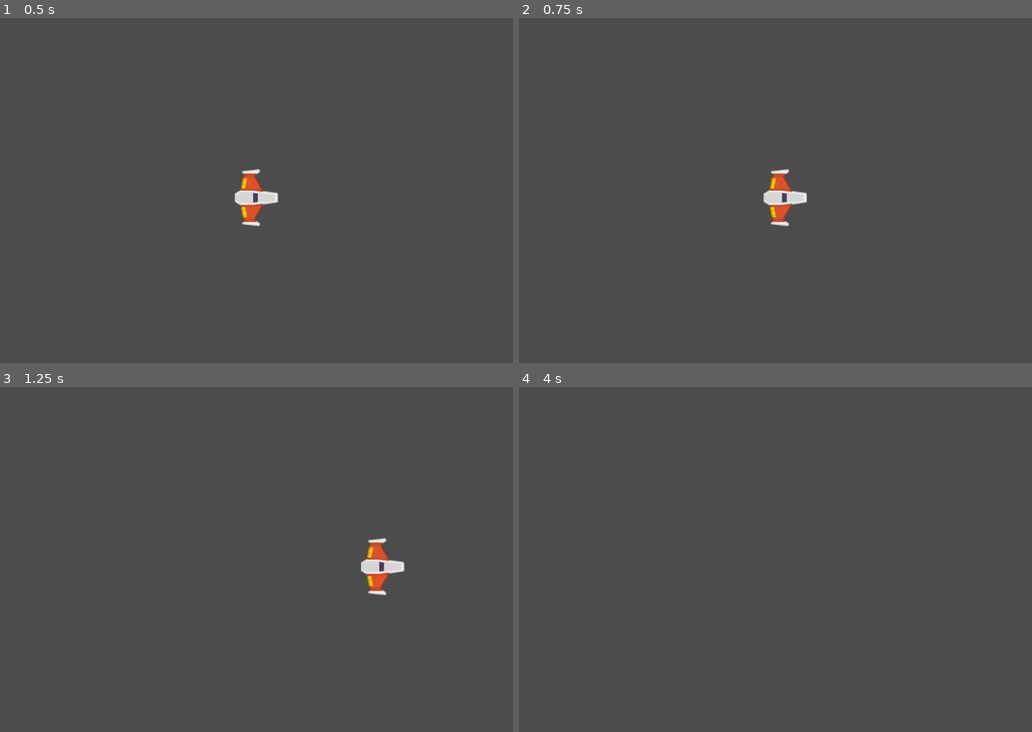
Above: before the commit, frames 1-4 (two rows, left to right).
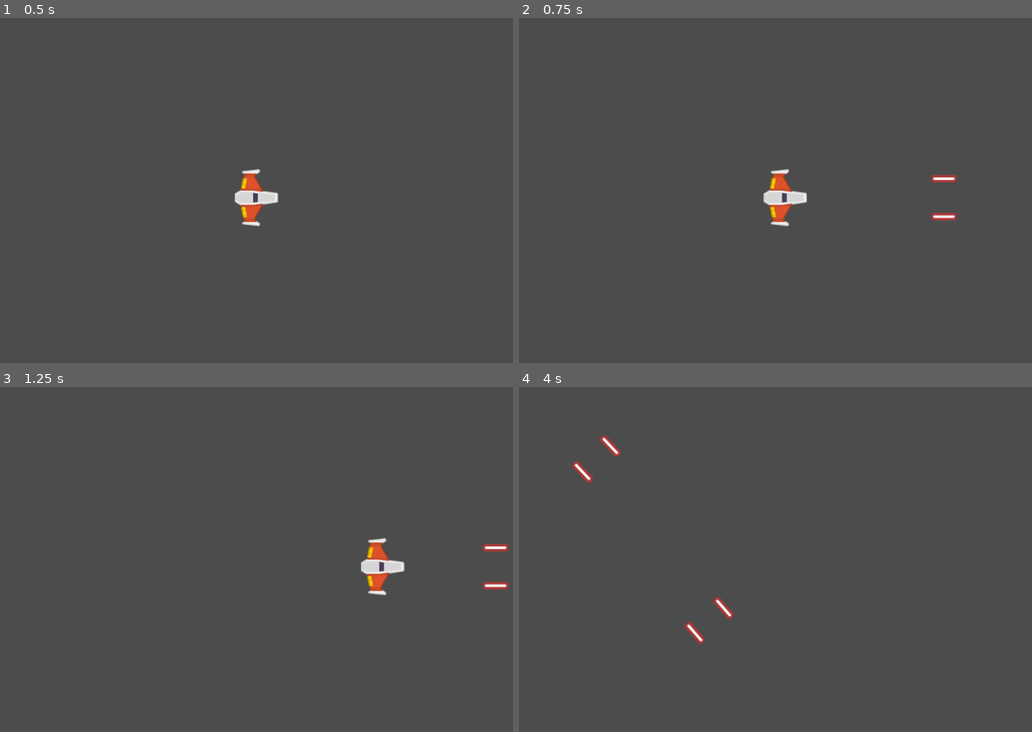
Above: after the commit, the same moments.

Repository: Furyko/Meteoritos
Game: Godot game, scene res://Juego/Niveles/NivelTest.tscn
Two runs of this game, one before a commit and one after it. Both use one fixed random seed, a clock stepped at 60 frames per second and the inputs below.
Inputs:
- Up to frame 1 (0.5 s): no input
- Up to frame 2 (0.75 s): tap Enter at 0.5 s; hold W (mover_adelante) from 0.53 s (still down); hold Space (disparo_principal, bound only after the commit) from 0.53 s (still down)
- Up to frame 3 (1.25 s): keep holding W (mover_adelante); keep holding Space (disparo_principal, bound only after the commit)
- Up to frame 4 (4 s): release W (mover_adelante) at 1.28 s; release Space (disparo_principal, bound only after the commit) at 1.28 s; hold S (mover_atras) 1.28-2.03 s; tap A (rotar_antihorario) at 1.35 s; tap Space (disparo_principal, bound only after the commit) at 1.55, 2.3, 2.85 s; hold D (rotar_horario) 2.03-2.78 s; hold W (mover_adelante) 2.03-3.53 s; hold S (mover_atras) from 3.53 s (still down); hold Space (disparo_principal, bound only after the commit) from 3.53 s (still down)

Frame 1 is identical in both runs. In frame 2, 0.2% of the frame differs, in the area x 80-86%, y 45-59%; in frame 3, 0.2%; in frame 4, 0.5%, in the area x 10-42%, y 13-75%.

Commit message:
Added main laser shoot to the Player

Diff:
--- /dev/null
+++ b/Autoloads/Eventos.gd
@@ -0,0 +1,3 @@
+extends Node
+
+signal disparo(proyectil)
--- a/Juego/Naves/PLayer/Player.gd
+++ b/Juego/Naves/PLayer/Player.gd
@@ -10,9 +10,12 @@
 var empuje:Vector2 = Vector2.ZERO
 var dir_rotacion:int = 0
 
+## Attributes Onready
+onready var canion:Canion = $Canion
+
 ## Methods
 func _integrate_forces(state: Physics2DDirectBodyState) -> void:
-	print(empuje.rotated(rotation))
+	#print(empuje.rotated(rotation))
 	apply_central_impulse(empuje.rotated(rotation))
 	apply_torque_impulse(dir_rotacion * potencia_rotacion)
 
@@ -34,3 +37,9 @@
 		dir_rotacion -= 1
 	elif Input.is_action_pressed("rotar_horario"):
 		dir_rotacion += 1
+
+	# Disparo
+	if Input.is_action_pressed("disparo_principal"):
+		canion.set_esta_disparando(true)
+	if Input.is_action_just_released("disparo_principal"):
+		canion.set_esta_disparando(false)
--- a/Juego/Naves/PLayer/Player.tscn
+++ b/Juego/Naves/PLayer/Player.tscn
@@ -1,8 +1,9 @@
-[gd_scene load_steps=5 format=2]
+[gd_scene load_steps=6 format=2]
 
 [ext_resource path="res://Juego/Naves/PLayer/player_orange.png" type="Texture" id=1]
 [ext_resource path="res://Juego/Naves/PLayer/PhysicsMaterial.tres" type="PhysicsMaterial" id=2]
 [ext_resource path="res://Juego/Naves/PLayer/Player.gd" type="Script" id=3]
+[ext_resource path="res://Juego/Proyectiles/Canion.tscn" type="PackedScene" id=4]
 
 [sub_resource type="CircleShape2D" id=1]
 radius = 36.5
@@ -24,3 +25,16 @@
 
 [node name="CollisionShape2D" type="CollisionShape2D" parent="."]
 shape = SubResource( 1 )
+
+[node name="Canion" parent="." instance=ExtResource( 4 )]
+position = Vector2( -1, 0 )
+
+[node name="PuntoIzquierdo" parent="Canion" index="0"]
+position = Vector2( 0, -33 )
+
+[node name="PuntoDerecho" parent="Canion" index="1"]
+position = Vector2( 0, 33 )
+
+[connection signal="timeout" from="Canion/TimerEnfriamiento" to="Canion" method="_on_TimerEnfriamiento_timeout"]
+
+[editable path="Canion"]
--- /dev/null
+++ b/Juego/Niveles/Nivel.gd
@@ -0,0 +1,22 @@
+extends Node2D
+
+
+## Onready Attributes
+onready var contenedor_proyectiles
+
+## Metodos
+func _ready() -> void:
+	conectar_seniales()
+	crear_contenedores()
+
+## Metodos Custom
+func conectar_seniales() -> void:
+	Eventos.connect("disparo", self, "_on_disparo")
+
+func crear_contenedores() -> void:
+	contenedor_proyectiles = Node.new()
+	contenedor_proyectiles.name = "ContenedorProyectiles"
+	add_child(contenedor_proyectiles)
+
+func _on_disparo(proyectil:Proyectil) -> void:
+	contenedor_proyectiles.add_child(proyectil)
--- a/Juego/Niveles/NivelTest.tscn
+++ b/Juego/Niveles/NivelTest.tscn
@@ -1,8 +1,10 @@
-[gd_scene load_steps=2 format=2]
+[gd_scene load_steps=3 format=2]
 
 [ext_resource path="res://Juego/Naves/PLayer/Player.tscn" type="PackedScene" id=1]
+[ext_resource path="res://Juego/Niveles/Nivel.gd" type="Script" id=3]
 
 [node name="NivelTest" type="Node2D"]
+script = ExtResource( 3 )
 
 [node name="Player" parent="." instance=ExtResource( 1 )]
 position = Vector2( 503.46, 312.541 )
--- /dev/null
+++ b/Juego/Proyectiles/Canion.gd
@@ -0,0 +1,54 @@
+class_name Canion
+extends Node2D
+
+# export attributes
+export var proyectil:PackedScene = null
+export var cadencia_disparo:float = 0.8
+export var velocidad_proyectil:int = 100
+export var danio_proyectil:int = 1
+
+# onready attributes
+onready var timer_enfriamiento:Timer = $TimerEnfriamiento
+onready var disparo_sfx:AudioStreamPlayer2D = $DisparoSFX
+onready var esta_enfriado:bool = true
+onready var esta_disparando:bool = false setget set_esta_disparando
+
+# Attributes
+var puntos_disparo:Array = []
+
+# setters and getters
+func set_esta_disparando(disparando: bool) -> void:
+	esta_disparando = disparando
+
+## Methods
+func _ready() -> void:
+	almacenar_puntos_disparo()
+	timer_enfriamiento.wait_time = cadencia_disparo
+
+func _process(_delta: float) -> void:
+	#print(timer_enfriamiento.time_left)
+	if esta_disparando and esta_enfriado:
+		disparar()
+
+## Custom methods
+func almacenar_puntos_disparo() -> void:
+	for nodo in get_children():
+		if nodo is Position2D:
+			puntos_disparo.append(nodo)
+
+func disparar() -> void:
+	esta_enfriado = false
+	timer_enfriamiento.start()
+	disparo_sfx.play()
+	for punto_disparo in puntos_disparo:
+		var new_proyectil:Proyectil = proyectil.instance()
+		new_proyectil.crear(
+			punto_disparo.global_position,
+			get_owner().rotation,
+			velocidad_proyectil,
+			danio_proyectil
+		)
+		Eventos.emit_signal("disparo", new_proyectil)
+
+func _on_TimerEnfriamiento_timeout():
+	esta_enfriado = true
--- /dev/null
+++ b/Juego/Proyectiles/Canion.tscn
@@ -0,0 +1,21 @@
+[gd_scene load_steps=4 format=2]
+
+[ext_resource path="res://Juego/Proyectiles/Canion.gd" type="Script" id=1]
+[ext_resource path="res://Juego/Proyectiles/Proyectil.tscn" type="PackedScene" id=2]
+[ext_resource path="res://Juego/Proyectiles/laser_shoot.ogg" type="AudioStream" id=3]
+
+[node name="Canion" type="Node2D"]
+script = ExtResource( 1 )
+proyectil = ExtResource( 2 )
+cadencia_disparo = 0.25
+velocidad_proyectil = 1600
+
+[node name="PuntoIzquierdo" type="Position2D" parent="."]
+
+[node name="PuntoDerecho" type="Position2D" parent="."]
+
+[node name="DisparoSFX" type="AudioStreamPlayer2D" parent="."]
+stream = ExtResource( 3 )
+bus = "SFX"
+
+[node name="TimerEnfriamiento" type="Timer" parent="."]
--- /dev/null
+++ b/Juego/Proyectiles/Proyectil.gd
@@ -0,0 +1,19 @@
+class_name Proyectil
+extends Area2D
+
+# Attributes
+var velocidad:Vector2 = Vector2.ZERO
+var danio:float
+
+# Methods
+func crear(pos: Vector2, dir: float, vel: float, danio_p: int) -> void:
+	position = pos
+	rotation = dir
+	velocidad = Vector2(vel, 0).rotated(dir)
+
+func _physics_process(delta: float) -> void:
+	position += velocidad * delta
+
+
+func _on_VisibilityNotifier2D_screen_exited() -> void:
+	queue_free()
--- /dev/null
+++ b/Juego/Proyectiles/Proyectil.tscn
@@ -0,0 +1,25 @@
+[gd_scene load_steps=4 format=2]
+
+[ext_resource path="res://Juego/Proyectiles/proyectil_player.png" type="Texture" id=1]
+[ext_resource path="res://Juego/Proyectiles/Proyectil.gd" type="Script" id=2]
+
+[sub_resource type="CapsuleShape2D" id=1]
+radius = 6.25
+height = 32.9144
+
+[node name="Proyectil" type="Area2D"]
+script = ExtResource( 2 )
+
+[node name="Sprite" type="Sprite" parent="."]
+rotation = 1.5708
+scale = Vector2( 1.5, 1.2 )
+texture = ExtResource( 1 )
+
+[node name="CollisionShape2D" type="CollisionShape2D" parent="."]
+rotation = 1.5708
+shape = SubResource( 1 )
+
+[node name="VisibilityNotifier2D" type="VisibilityNotifier2D" parent="."]
+scale = Vector2( 2.11369, 0.381281 )
+
+[connection signal="screen_exited" from="VisibilityNotifier2D" to="." method="_on_VisibilityNotifier2D_screen_exited"]
--- /dev/null
+++ b/default_bus_layout.tres
@@ -0,0 +1,9 @@
+[gd_resource type="AudioBusLayout" format=2]
+
+[resource]
+bus/1/name = "SFX"
+bus/1/solo = false
+bus/1/mute = false
+bus/1/bypass_fx = false
+bus/1/volume_db = 0.0
+bus/1/send = "Master"
--- a/project.godot
+++ b/project.godot
@@ -9,13 +9,25 @@
 config_version=4
 
 _global_script_classes=[ {
+"base": "Node2D",
+"class": "Canion",
+"language": "GDScript",
+"path": "res://Juego/Proyectiles/Canion.gd"
+}, {
 "base": "RigidBody2D",
 "class": "Player",
 "language": "GDScript",
 "path": "res://Juego/Naves/PLayer/Player.gd"
+}, {
+"base": "Area2D",
+"class": "Proyectil",
+"language": "GDScript",
+"path": "res://Juego/Proyectiles/Proyectil.gd"
 } ]
 _global_script_class_icons={
-"Player": ""
+"Canion": "",
+"Player": "",
+"Proyectil": ""
 }
 
 [application]
@@ -24,30 +36,39 @@
 run/main_scene="res://Juego/Niveles/NivelTest.tscn"
 config/icon="res://icon.png"
 
+[autoload]
+
+Eventos="*res://Autoloads/Eventos.gd"
+
 [input]
 
 mover_adelante={
 "deadzone": 0.5,
-"events": [ Object(InputEventKey,"resource_local_to_scene":false,"resource_name":"","device":0,"alt":false,"shift":false,"control":false,"meta":false,"command":false,"pressed":false,"scancode":87,"unicode":0,"echo":false,"script":null)
-, Object(InputEventKey,"resource_local_to_scene":false,"resource_name":"","device":0,"alt":false,"shift":false,"control":false,"meta":false,"command":false,"pressed":false,"scancode":16777232,"unicode":0,"echo":false,"script":null)
+"events": [ Object(InputEventKey,"resource_local_to_scene":false,"resource_name":"","device":0,"alt":false,"shift":false,"control":false,"meta":false,"command":false,"pressed":false,"scancode":87,"physical_scancode":0,"unicode":0,"echo":false,"script":null)
+, Object(InputEventKey,"resource_local_to_scene":false,"resource_name":"","device":0,"alt":false,"shift":false,"control":false,"meta":false,"command":false,"pressed":false,"scancode":16777232,"physical_scancode":0,"unicode":0,"echo":false,"script":null)
  ]
 }
 mover_atras={
 "deadzone": 0.5,
-"events": [ Object(InputEventKey,"resource_local_to_scene":false,"resource_name":"","device":0,"alt":false,"shift":false,"control":false,"meta":false,"command":false,"pressed":false,"scancode":83,"unicode":0,"echo":false,"script":null)
-, Object(InputEventKey,"resource_local_to_scene":false,"resource_name":"","device":0,"alt":false,"shift":false,"control":false,"meta":false,"command":false,"pressed":false,"scancode":16777234,"unicode":0,"echo":false,"script":null)
+"events": [ Object(InputEventKey,"resource_local_to_scene":false,"resource_name":"","device":0,"alt":false,"shift":false,"control":false,"meta":false,"command":false,"pressed":false,"scancode":83,"physical_scancode":0,"unicode":0,"echo":false,"script":null)
+, Object(InputEventKey,"resource_local_to_scene":false,"resource_name":"","device":0,"alt":false,"shift":false,"control":false,"meta":false,"command":false,"pressed":false,"scancode":16777234,"physical_scancode":0,"unicode":0,"echo":false,"script":null)
  ]
 }
 rotar_horario={
 "deadzone": 0.5,
-"events": [ Object(InputEventKey,"resource_local_to_scene":false,"resource_name":"","device":0,"alt":false,"shift":false,"control":false,"meta":false,"command":false,"pressed":false,"scancode":68,"unicode":0,"echo":false,"script":null)
-, Object(InputEventKey,"resource_local_to_scene":false,"resource_name":"","device":0,"alt":false,"shift":false,"control":false,"meta":false,"command":false,"pressed":false,"scancode":16777233,"unicode":0,"echo":false,"script":null)
+"events": [ Object(InputEventKey,"resource_local_to_scene":false,"resource_name":"","device":0,"alt":false,"shift":false,"control":false,"meta":false,"command":false,"pressed":false,"scancode":68,"physical_scancode":0,"unicode":0,"echo":false,"script":null)
+, Object(InputEventKey,"resource_local_to_scene":false,"resource_name":"","device":0,"alt":false,"shift":false,"control":false,"meta":false,"command":false,"pressed":false,"scancode":16777233,"physical_scancode":0,"unicode":0,"echo":false,"script":null)
  ]
 }
 rotar_antihorario={
 "deadzone": 0.5,
-"events": [ Object(InputEventKey,"resource_local_to_scene":false,"resource_name":"","device":0,"alt":false,"shift":false,"control":false,"meta":false,"command":false,"pressed":false,"scancode":65,"unicode":0,"echo":false,"script":null)
-, Object(InputEventKey,"resource_local_to_scene":false,"resource_name":"","device":0,"alt":false,"shift":false,"control":false,"meta":false,"command":false,"pressed":false,"scancode":16777231,"unicode":0,"echo":false,"script":null)
+"events": [ Object(InputEventKey,"resource_local_to_scene":false,"resource_name":"","device":0,"alt":false,"shift":false,"control":false,"meta":false,"command":false,"pressed":false,"scancode":65,"physical_scancode":0,"unicode":0,"echo":false,"script":null)
+, Object(InputEventKey,"resource_local_to_scene":false,"resource_name":"","device":0,"alt":false,"shift":false,"control":false,"meta":false,"command":false,"pressed":false,"scancode":16777231,"physical_scancode":0,"unicode":0,"echo":false,"script":null)
+ ]
+}
+disparo_principal={
+"deadzone": 0.5,
+"events": [ Object(InputEventKey,"resource_local_to_scene":false,"resource_name":"","device":0,"alt":false,"shift":false,"control":false,"meta":false,"command":false,"pressed":false,"scancode":0,"physical_scancode":32,"unicode":0,"echo":false,"script":null)
  ]
 }
 
Not shown, added: Juego/Proyectiles/laser_shoot.ogg.import
Binary file added: Juego/Proyectiles/proyectil_player.png
Not shown, added: Juego/Proyectiles/laser_shoot.ogg
